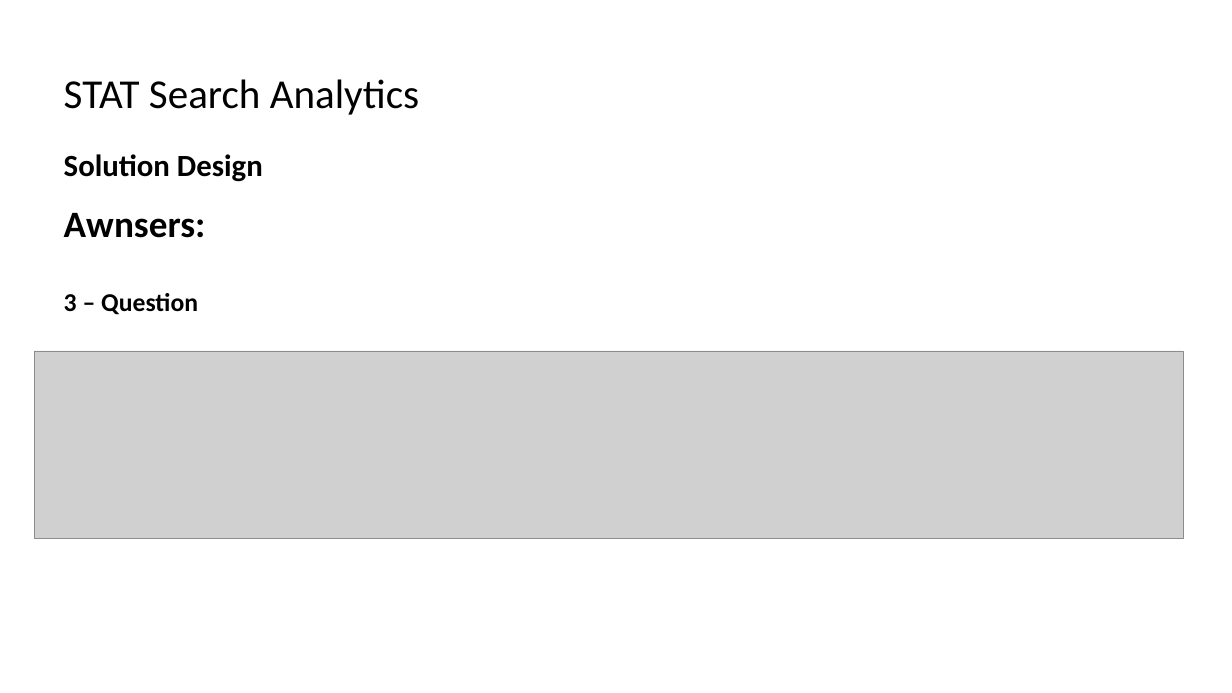
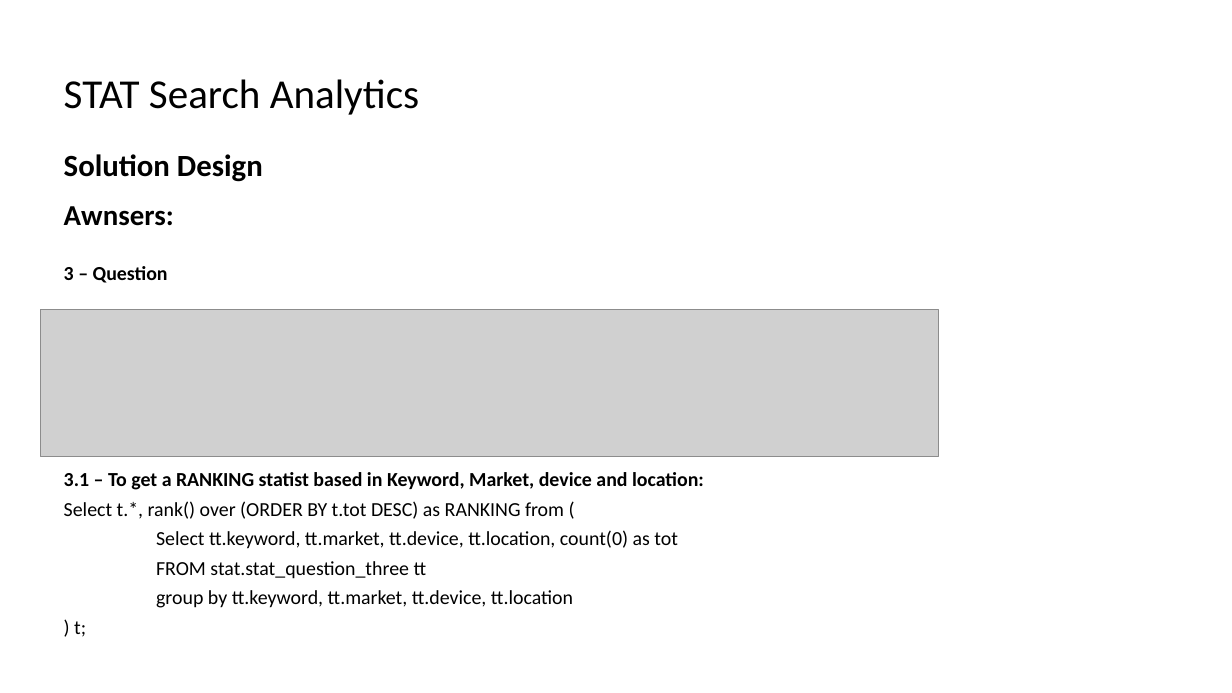
Before and after one commit to Rob-Rychs/stat-test, a slide deck: slide 10 of STAT-Results.pptx. Drawn at 1232x693 pixels with LibreOffice and Linux fonts; fonts in the diff are those of the drawing; grey boxes stand for pictures. Boxes give left, top, right and bottom in pixels: in the first picture for what was removed or moved away, otherwise in the second. Text is boxed around its words. In the diff, an @@ line names an element or a change of style, - is before the commit and + after.

```diff
--- a/STAT-Results.pptx
+++ b/STAT-Results.pptx
@@ text at (x1=64, y1=206, x2=174, y2=283): size 29 to 22.5 pt in "Awnsers:"; size 20 to 15.5 pt in "3 – Question"; line spacing 0.9 to 0.7 @@
@@ picture resized from (x1=35, y1=351, x2=1184, y2=539) to (x1=41, y1=310, x2=940, y2=457) @@
@@ text at (x1=64, y1=472, x2=704, y2=637): paragraphs added @@
+3.1 – To get a RANKING statist based in Keyword, Market, device and location:
+Select t.*, rank() over (ORDER BY t.tot DESC) as RANKING from (
+Select tt.keyword, tt.market, tt.device, tt.location, count(0) as tot
+FROM stat.stat_question_three tt
+group by tt.keyword, tt.market, tt.device, tt.location
+) t;
```
Also in this commit, not shown: 1 other file.
